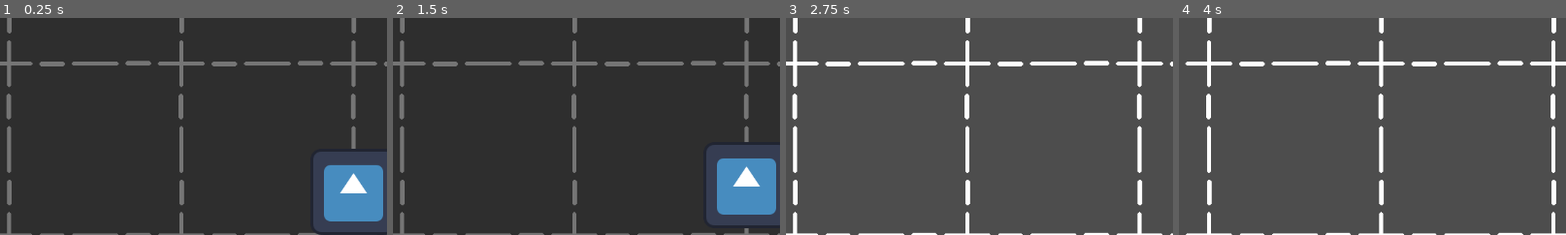
Above: before the commit, frames 1-4 (left to right).
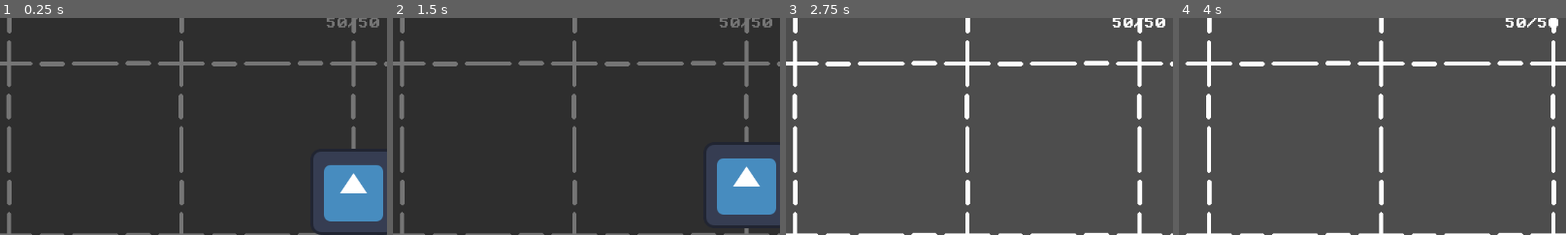
Above: after the commit, the same moments.

Repository: Iviv122/swiatlowod-2
Game: Godot game, scene res://main.tscn
The game is run twice, just before and just after one commit, with the same random seed, the same clock (stepped at 60 frames per second) and the same inputs. The engine's default icon, where the game draws it, is replaced by a stand-in: a white triangle on a blue panel in a dark square.
Inputs (mouse positions are % of the whole screen's width and height, from its top left):
- Up to frame 1 (0.25 s): no input
- Up to frame 2 (1.5 s): click "5" at 0.5 s; click "YES" at 1.25 s
- Up to frame 3 (2.75 s): click "continue" at 2 s
- Up to frame 4 (4 s): click "Back to start" at 2.75 s; move the mouse to (72, 45) at 3.52 s; press the mouse at (72, 45) at 3.53 s; hold D (right) from 3.53 s (still down)
The pictures show only the part of the screen within x 4-54%, y 0-50%; the shares and areas given below are measured in that part.

The runs differ from the first frame. In frame 1, 0.3% of the frame differs, in the area x 84-98%, y 0-5%; in frame 2, 0.3%; in frame 3, 0.3%; in frame 4, 0.3%.

Commit message:
points, warning, points are in label

Diff:
--- a/main.tscn
+++ b/main.tscn
@@ -36,6 +36,17 @@
 metadata/_custom_type_script = "uid://cjqnn4475ilyy"
 
 [node name="InGameUI" type="CanvasLayer" parent="."]
+
+[node name="points" type="Label" parent="InGameUI"]
+anchors_preset = 5
+anchor_left = 0.5
+anchor_right = 0.5
+offset_left = -20.0
+offset_right = 20.0
+offset_bottom = 16.0
+grow_horizontal = 2
+text = "50/50"
+horizontal_alignment = 1
 
 [node name="VBoxContainer" type="HBoxContainer" parent="InGameUI"]
 anchors_preset = 12
@@ -79,10 +90,10 @@
 
 [node name="Tutorial_node" parent="." instance=ExtResource("8_5vw27")]
 
-[node name="Parallax2D" type="Parallax2D" parent="."]
+[node name="Background" type="Parallax2D" parent="."]
 texture_repeat = 2
 repeat_size = Vector2(8192, 8192)
 
-[node name="TileMapLayer" type="TileMapLayer" parent="Parallax2D"]
+[node name="TileMapLayer" type="TileMapLayer" parent="Background"]
 tile_map_data = PackedByteArray("AAAHAAcAAAAAAAAAAAD//wAAAAAAAAAAAAD+/wEAAAAAAAAAAAD9/wIAAAAAAAAAAAD8/wMAAAAAAAAAAAD7/w …(16304 unchanged characters)…
 tile_set = SubResource("TileSet_5vw27")
--- /dev/null
+++ b/objects/progression/end_turn.gd
@@ -0,0 +1,5 @@
+extends Button
+class_name EndTurn
+
+func _pressed() -> void:
+	pass
--- /dev/null
+++ b/objects/progression/points.gd
@@ -0,0 +1,4 @@
+extends Label
+class_name Points
+
+var points
Not shown, added: objects/progression/end_turn.gd.uid
Not shown, added: objects/progression/points.gd.uid
